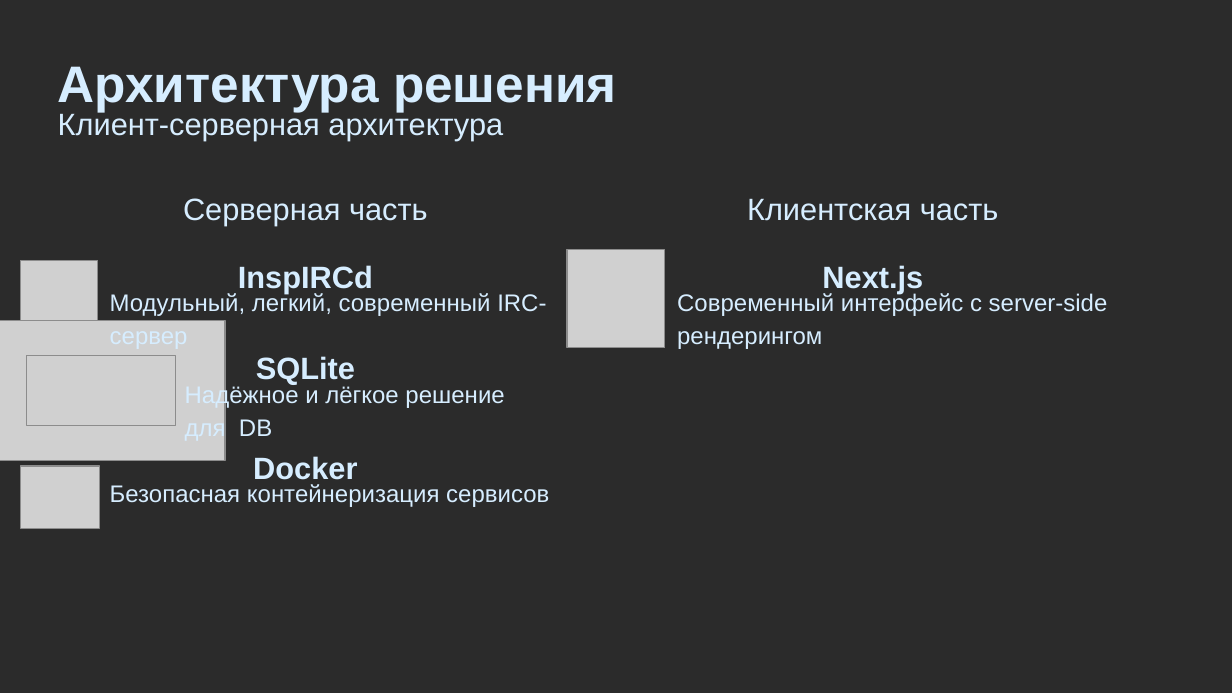
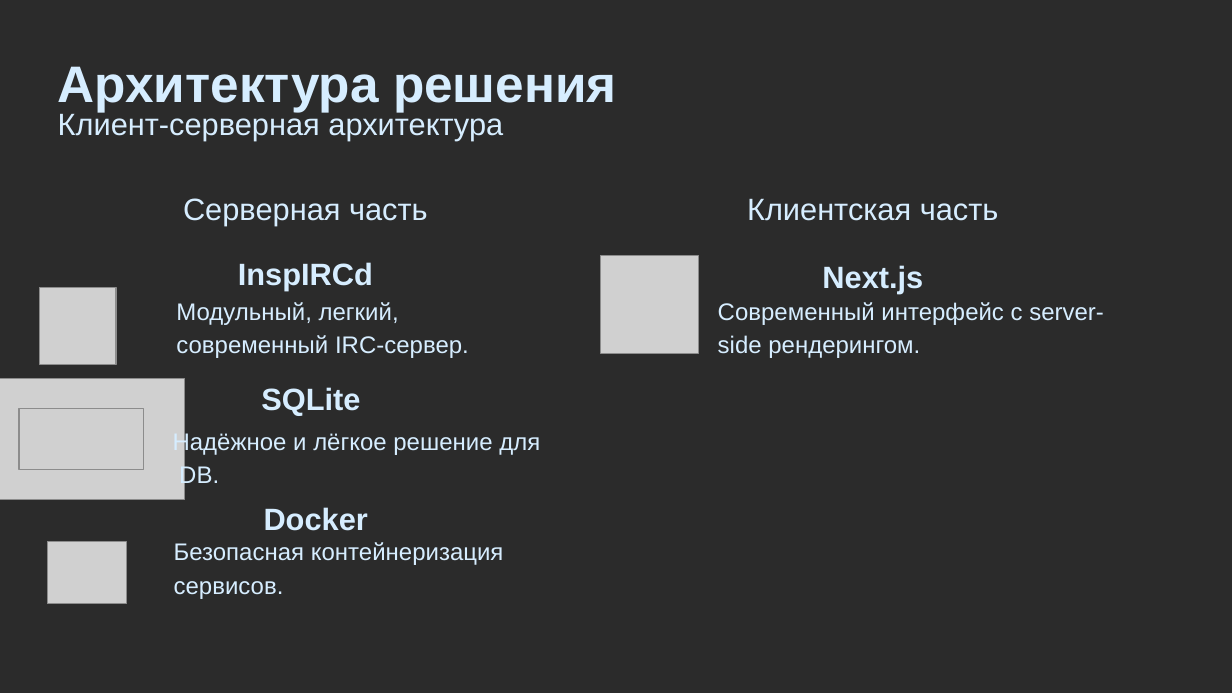
Before and after one commit to finaslo/Cypher-Comm, a slide deck: slide 8 of Презентация_Шифр-Связь.pptx. Drawn at 1232x693 pixels with LibreOffice and Linux fonts; fonts in the diff are those of the drawing; grey boxes stand for pictures; background and template pictures are left out; a plain dark background stands for a picture behind light text. Boxes give left, top, right and bottom in pixels: in the first picture for what was removed or moved away, otherwise in the second. Text is boxed around its words. In the diff, an @@ line names an element or a change of style, - is before the commit and + after.

```diff
--- a/Презентация_Шифр-Связь.pptx
+++ b/Презентация_Шифр-Связь.pptx
@@ picture: place and size @@
-picture at [567, 250, 664, 347]
+picture at [601, 255, 699, 352]
@@ picture: place and size @@
-picture at [21, 260, 97, 336]
+picture at [39, 287, 116, 363]
@@ text at [176, 302, 469, 358]: text changed @@
-Модульный, легкий, современный IRC-сервер
+Модульный, легкий, современный IRC-сервер.
@@ text at [718, 302, 1104, 358]: text changed @@
-Современный интерфейс с server-side рендерингом
+Современный интерфейс с server-side рендерингом.
@@ picture removed at [26, 355, 175, 425] @@
@@ picture: place and size @@
-picture at [0, 320, 224, 460]
+picture at [0, 378, 185, 499]
@@ text "SQLite": place and size @@
-text "SQLite" at [256, 356, 355, 385]
+text "SQLite" at [261, 387, 360, 416]
@@ picture added at [20, 409, 144, 471] @@
@@ text at [173, 431, 540, 489]: text changed @@
-Надёжное и лёгкое решение для DB
+Надёжное и лёгкое решение для DB.
@@ picture removed at [21, 466, 100, 527] @@
@@ text "Docker": place and size @@
-text "Docker" at [253, 456, 357, 480]
+text "Docker" at [264, 507, 368, 531]
@@ picture added at [48, 542, 127, 604] @@
@@ text at [174, 542, 504, 599]: text changed @@
-Безопасная контейнеризация сервисов
+Безопасная контейнеризация сервисов.
```
Also in this commit, not shown: 7 other slides changed.
